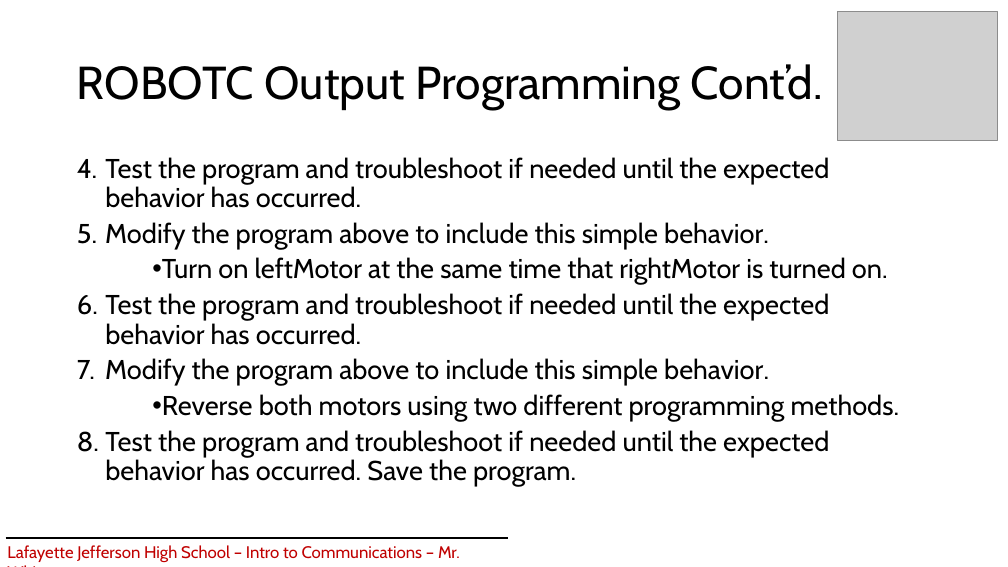
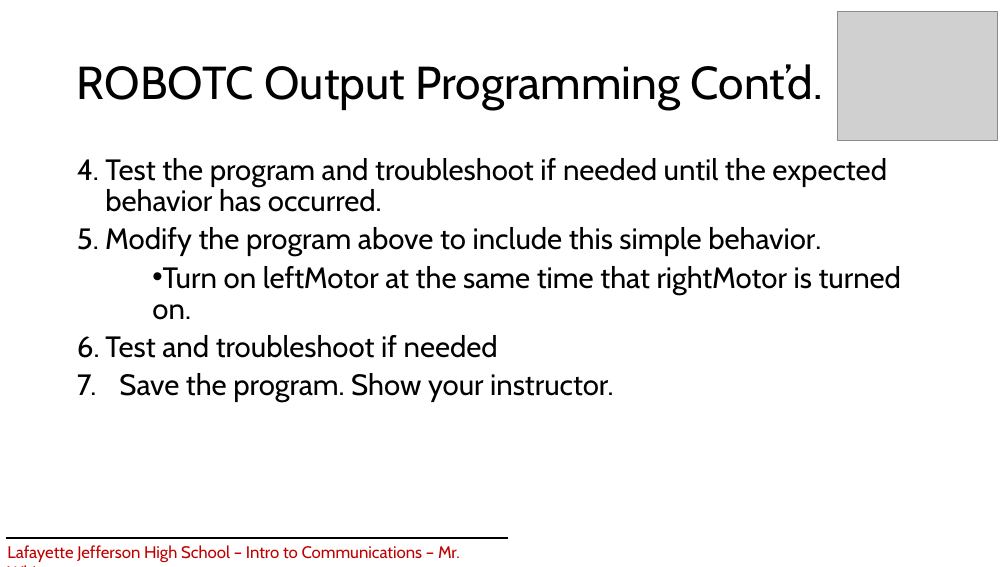
Before and after one commit to CJ-Marks/JHS-ObstacleRacer-Assignment, a slide deck: slide 4 of Procedures/ItC - Procedure 02 - ROBOTC IOs.pptx. Drawn at 1008x567 pixels with LibreOffice and Linux fonts; fonts in the diff are those of the drawing; grey boxes stand for pictures. Boxes give left, top, right and bottom in pixels: in the first picture for what was removed or moved away, otherwise in the second. Text is boxed around its words. In the diff, an @@ line names an element or a change of style, - is before the commit and + after.

```diff
--- a/Procedures/ItC - Procedure 02 - ROBOTC IOs.pptx
+++ b/Procedures/ItC - Procedure 02 - ROBOTC IOs.pptx
@@ text at [105, 158, 901, 320]: size 25.9 to 28 pt in "Test the program and troubleshoot if needed ...", "Modify the program above to include this ...", "Turn on leftMotor at the same time ..." @@
@@ text at [105, 335, 613, 403]: text changed; size 25.9 to 28 pt @@
-6. Test the program and troubleshoot if needed until the expected behavior has occurred.
-7. Modify the program above to include this simple behavior.
-• Reverse both motors using two different programming methods.
-8. Test the program and troubleshoot if needed until the expected behavior has occurred. Save the program.
+6. Test and troubleshoot if needed
+7. Save the program. Show your instructor.
```
Also in this commit, not shown: 1 other slide changed, 3 slides added.
